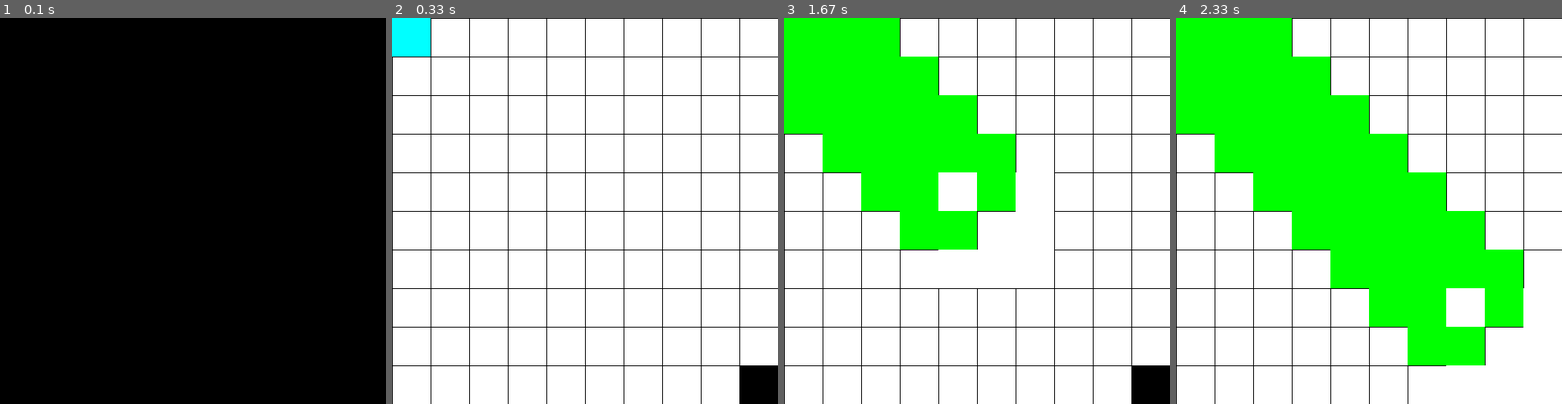
Above: before the commit, frames 1-4 (left to right).
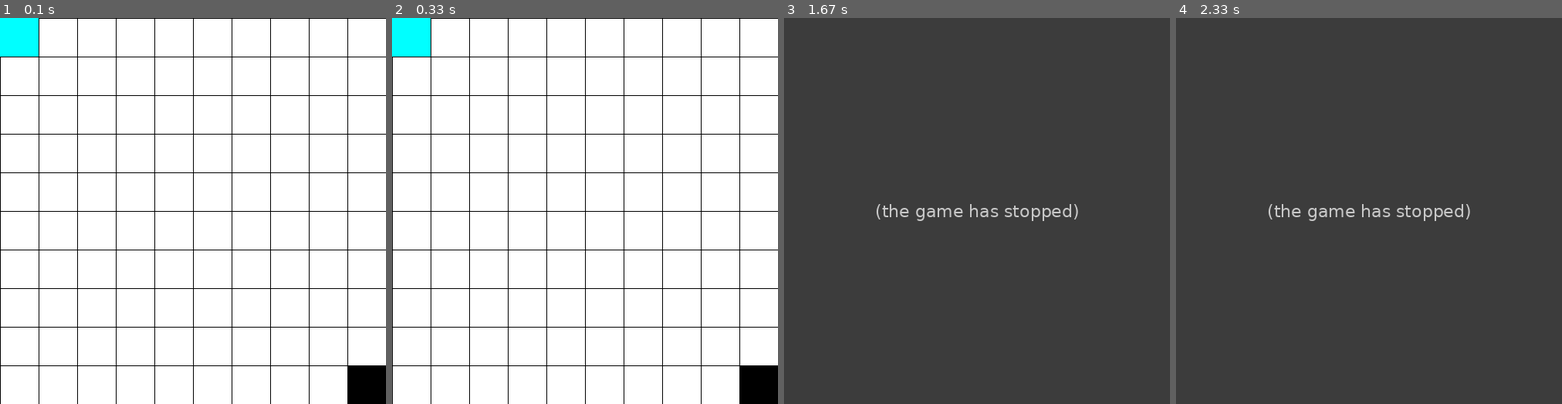
Above: after the commit, the same moments.

Repository: nagaaron/A-
Game: pygame game, started from A_star_pygame.py
Two runs of this game, one before a commit and one after it. Both use one fixed random seed, a clock stepped at 60 frames per second and the inputs below.
Inputs:
- Up to frame 1 (0.1 s): no input
- Up to frame 2 (0.33 s): no input
- Up to frame 3 (1.67 s): tap Space at 0.33 s
- Up to frame 4 (2.33 s): no input

The runs differ from the first frame. In frame 1, 95% of the frame differs, in the area x 0-100%, y 0-100%; in frame 2, nothing differs; in frame 3, 100%; in frame 4, 100%.
After the commit the program exited at 1.33 s; later frames show no game.

Commit message:
Add files via upload

Diff:
--- a/A_star_pygame.py
+++ b/A_star_pygame.py
@@ -12,6 +12,7 @@
         return self.position == other.position
 
 def draw_path(window,layout,field):
+    window.fill((255,255,255))
     draw_grid(window,500,field)
     for i in layout:
         pygame.draw.rect(window,(255,0,255),(i[0]*field,i[1]*field,field,field))
@@ -22,15 +23,22 @@
         pygame.draw.line(window,(0,0,0),(x,0),(x,screen))
         pygame.draw.line(window,(0,0,0),(0,x),(screen,x))
 
-def draw_closed_and_children(window,field,openList,children,grid):
+def draw_closed_and_children(window,field,openList,children,closedList,grid):
+    window.fill((255,255,255))
     draw_grid(window,500,field)
     draw_blocker(window,grid,field)
 
     for x in openList:
         pygame.draw.rect(window,(0,255,0),(x.position[0]*field,x.position[1]*field,field,field))
 
-    for x in children:
-        pygame.draw.rect(window,(255,255,255),(x.position[0]*field,x.position[1]*field,field,field))
+# =============================================================================
+#     for x in children:
+#         pygame.draw.rect(window,(255,0,0),(x.position[0]*field,x.position[1]*field,field,field))
+# =============================================================================
+
+    for x in closedList:
+        pygame.draw.rect(window,(128,128,128),(x.position[0]*field,x.position[1]*field,field,field))
+
 
     pygame.display.update()
 
@@ -56,16 +64,35 @@
 
 
     while len(openList)>0:
-        clock.tick(5)
+        print('______')
+        for i in closedList:
+            print(i.position)
+        clock.tick(10)
 
         currentNode = openList[0]
         currentIndex = 0
         for index,item in enumerate(openList):
-            if item.fCost <= currentNode.fCost:
+            if item.fCost < currentNode.fCost:
                 currentNode = item
                 currentIndex = index
+            elif item.fCost == currentNode.fCost:
+                if item.hCost < currentNode.hCost:
+                    currentNode = item
+                    currentIndex = index
         openList.pop(currentIndex)
-        closedList.append(currentNode)
+
+        inclosed = False
+        for i in closedList:
+            if currentNode.position == i.position:
+                inclosed = True
+                i.gCost= currentNode.gCost
+                i.hCost= currentNode.hCost
+                i.fCost= currentNode.fCost
+                i.parent = currentNode.parent
+                break
+        if inclosed ==False:
+            closedList.append(currentNode)
+
         if currentNode == endNode:
             path = []
             current = currentNode
@@ -86,31 +113,31 @@
                 continue
             if grid[node_position[0]][node_position[1]]!=0:
                 continue
-            inopen = False
-            for i in openList:
-                if node_position == i.position:
-                    inopen = True
-                    break
-            if inopen:
-                continue
 
             new_node = Node(currentNode, node_position)
 
             children.append(new_node)
 
+
         for child in children:
+            inclosed = False
             for closed_child in closedList:
                 if child == closed_child:
-                    continue
+                    inclosed = True
+                    break
+
+
             child.gCost = currentNode.gCost +1
             child.hCost =((child.position[0] - endNode.position[0])**2+(child.position[1]-endNode.position[1])**2)**0.5
             child.fCost = child.gCost + child.hCost
-
+            if inclosed:
+                continue
             for openNode in openList:
                 if child == openNode and child.gCost > openNode.gCost:
                     continue
             openList.append(child)
-        draw_closed_and_children(window,field,openList,children,grid)
+
+        draw_closed_and_children(window,field,openList,children,closedList,grid)
 
 
 def main():
@@ -122,7 +149,6 @@
     pygame.display.set_caption("Pathfinder")
     grid= [[0 for i in range(cols)] for j in range(cols)]
 
-    print(grid)
     grids = True
     window.fill((255,255,255))
     startNode = (0,0)
@@ -131,7 +157,7 @@
     gogo = True
 
     while gogo:
-        clock.tick(10)
+        clock.tick(30)
         for event in pygame.event.get():
             if event.type == pygame.QUIT:
                     pygame.quit()
